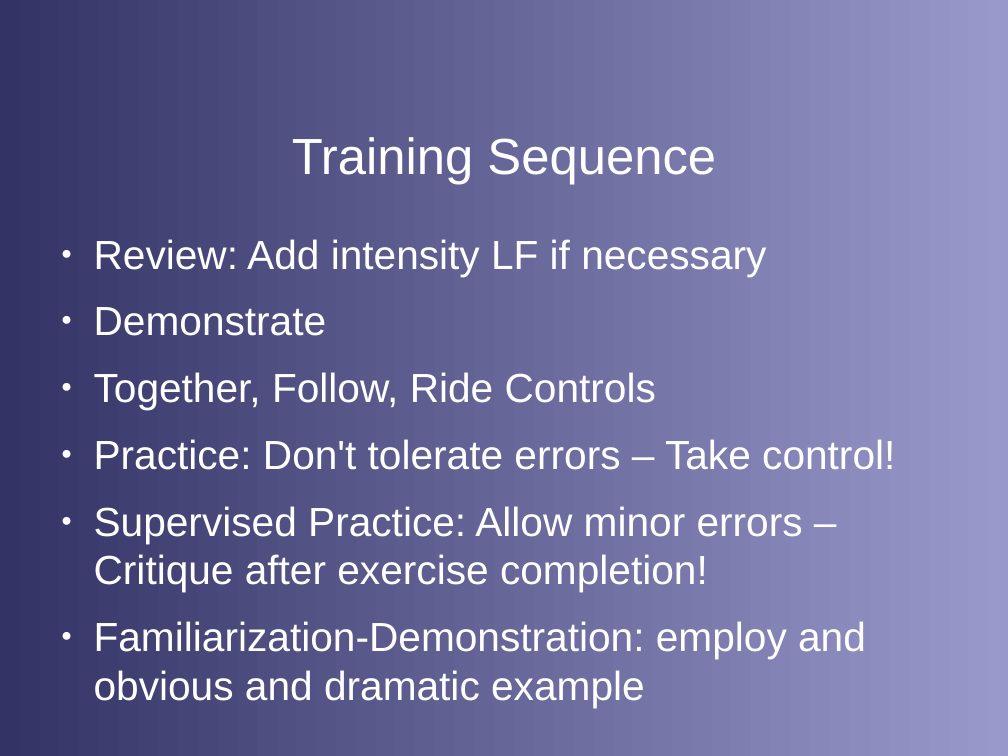
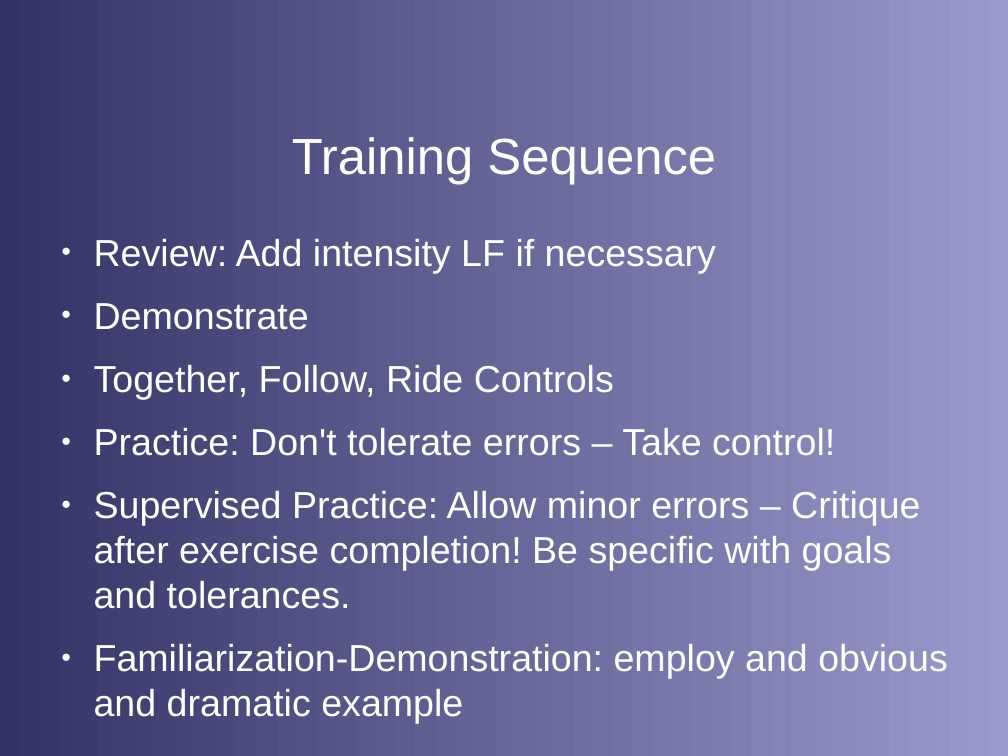
Before and after one commit to stephanheinemann/flight, a slide deck: slide 3 of FI/Introduction/IntroQuestions.odp. Drawn at 1008x756 pixels with LibreOffice and Linux fonts; fonts in the diff are those of the drawing; background and template pictures are left out. Boxes give left, top, right and bottom in pixels: in the first picture for what was removed or moved away, otherwise in the second. Text is boxed around its words. In the diff, an @@ line names an element or a change of style, - is before the commit and + after.

Commit message:
reviewed presentations

```diff
--- a/FI/Introduction/IntroQuestions.odp
+++ b/FI/Introduction/IntroQuestions.odp
@@ text at [94,239,948,679]: size 32 to 29.6 pt in "Review: Add intensity LF if necessary", "Demonstrate", "Together, Follow, Ride Controls", "Practice: Don't tolerate errors – Take control!" and 1 more places @@
@@ text at [94,490,920,609]: text changed; size 32 to 29.6 pt @@
-● Supervised Practice: Allow minor errors – Critique after exercise completion!
+● Supervised Practice: Allow minor errors – Critique after exercise completion! Be specific with goals and tolerances.
```
